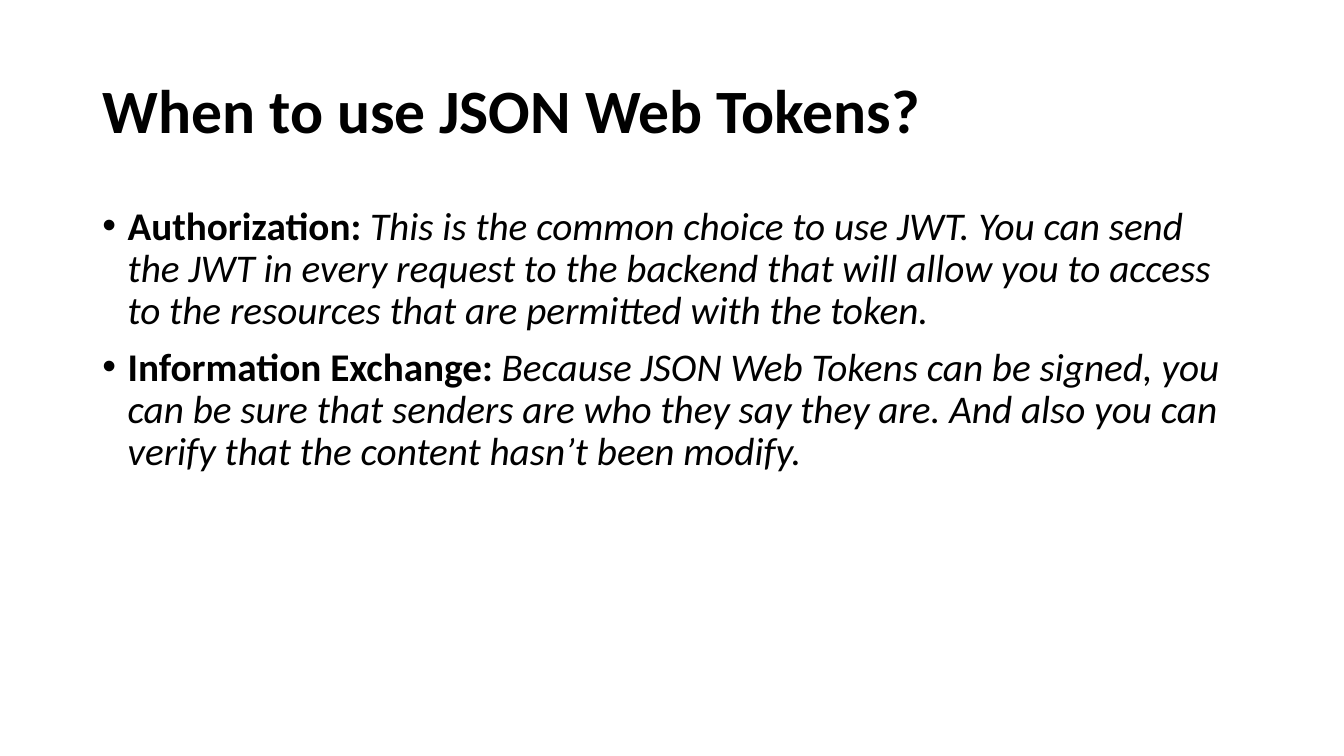
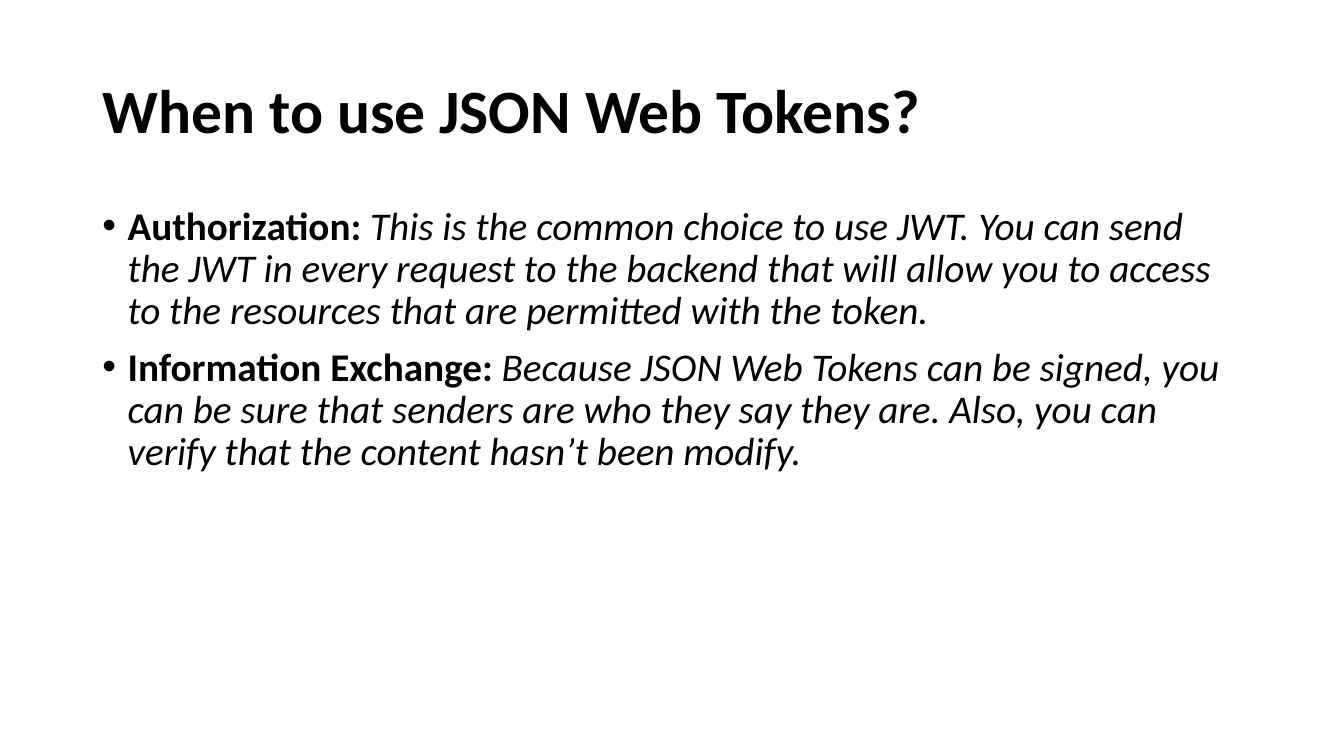
Before and after one commit to m1kee/JWTDemo, a slide deck: slide 3 of Demo/JSON Web Tokens.pptx. Drawn at 1344x756 pixels with LibreOffice and Linux fonts; fonts in the diff are those of the drawing. Boxes give left, top, right and bottom in pixels: in the first picture for what was removed or moved away, otherwise in the second. Text is boxed around its words. In the diff, an @@ line names an element or a change of style, - is before the commit and + after.

```diff
--- a/Demo/JSON Web Tokens.pptx
+++ b/Demo/JSON Web Tokens.pptx
@@ text at [128,353,1220,472]: text changed @@
-• Information Exchange: Because JSON Web Tokens can be signed, you can be sure that senders are who they say they are. And also you can verify that the content hasn’t been modify.
+• Information Exchange: Because JSON Web Tokens can be signed, you can be sure that senders are who they say they are. Also, you can verify that the content hasn’t been modify.
```
Also in this commit, not shown: 1 other slide changed.
